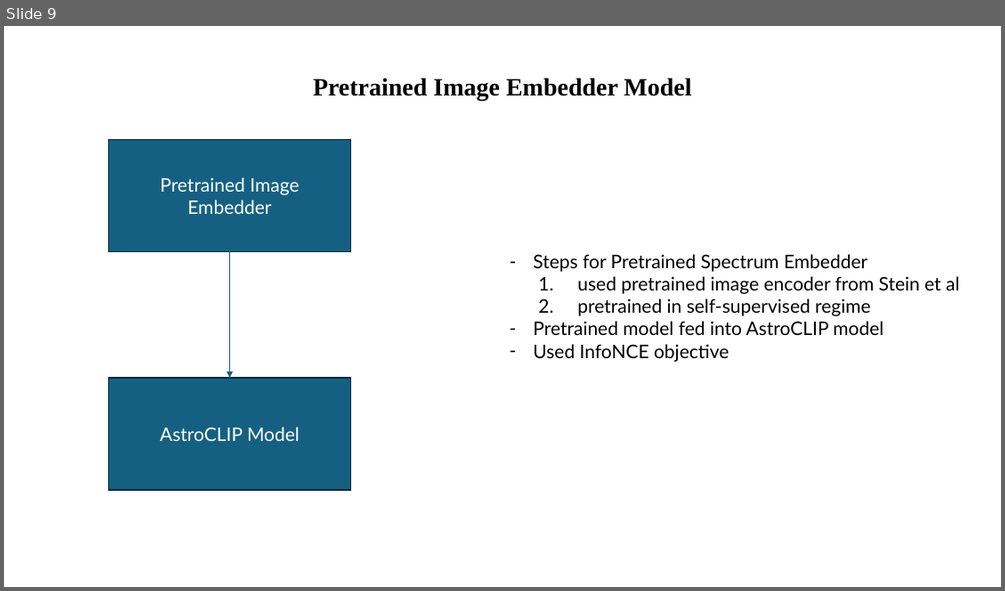
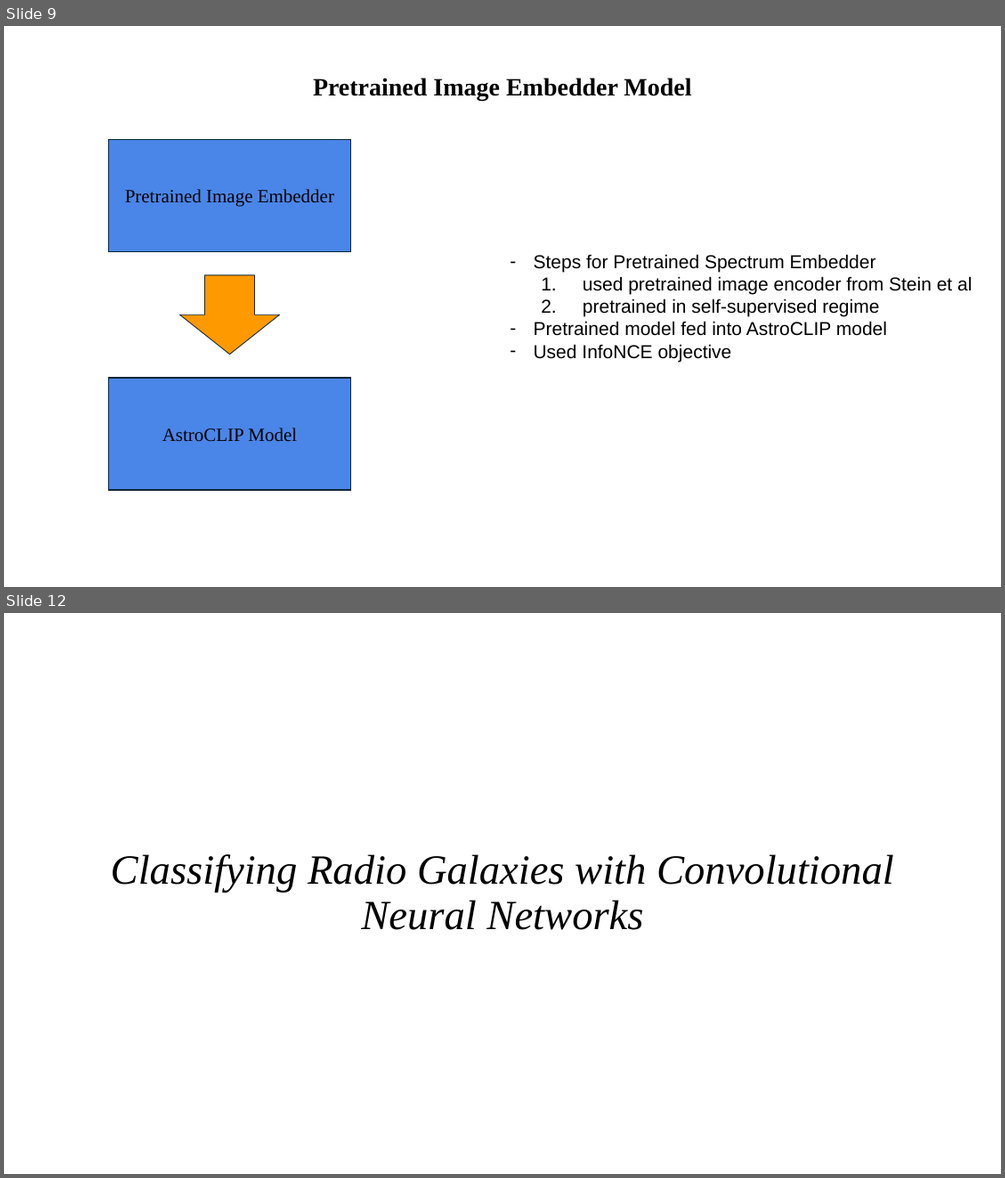
Before and after one commit to Tazering/Research, a slide deck: fox_multimessenger-astronomy/documentation/Model Architectures.pptx. Shown one above the other, each under a label of ours: slide 9 before the commit, slides 9 and 12 after it; the slides between them are not shown. The pictures are 1005x591 and 1005x1178 pixels, drawn with LibreOffice and Linux fonts; fonts in the diff are those of the drawing. Boxes give left, top, right and bottom in pixels: in the first picture for what was removed or moved away, otherwise in the second. Text is boxed around its words. In the diff, an @@ line names an element or a change of style, - is before the commit and + after.

```diff
--- a/fox_multimessenger-astronomy/documentation/Model Architectures.pptx
+++ b/fox_multimessenger-astronomy/documentation/Model Architectures.pptx
@@ slide 12 added at [4, 613, 1001, 1174], background #FFFFFF @@
@@ title added at [111, 854, 894, 930], 40 pt, text #000000, italic @@
+Classifying Radio Galaxies with Convolutional Neural Networks
@@ slide 9 changed as well @@
@@ rectangle "Pretrained Image Embedder" at [109, 140, 351, 252]: font Lato to Times New Roman, text colour #FFFFFF to #000000; fill #156082 to #4A86E8; outline #092A39 1.5 pt to #082836 1.5 pt @@
@@ arrow removed from (230, 252) to (230, 378) @@
@@ text "Steps for Pretrained Spectrum Embedder" at [534, 254, 971, 362]: font Lato to Arial @@
@@ down arrow added at [179, 275, 279, 354], fill #FF9900, outline #0E2841 0.75 pt @@
@@ rectangle "AstroCLIP Model" at [109, 378, 351, 490]: font Lato to Times New Roman, text colour #FFFFFF to #000000; fill #156082 to #4A86E8; outline #092A39 1.5 pt to #082836 1.5 pt @@
```
Also in this commit, not shown: 5 other slides changed, 4 other slides added, 4 other files.
